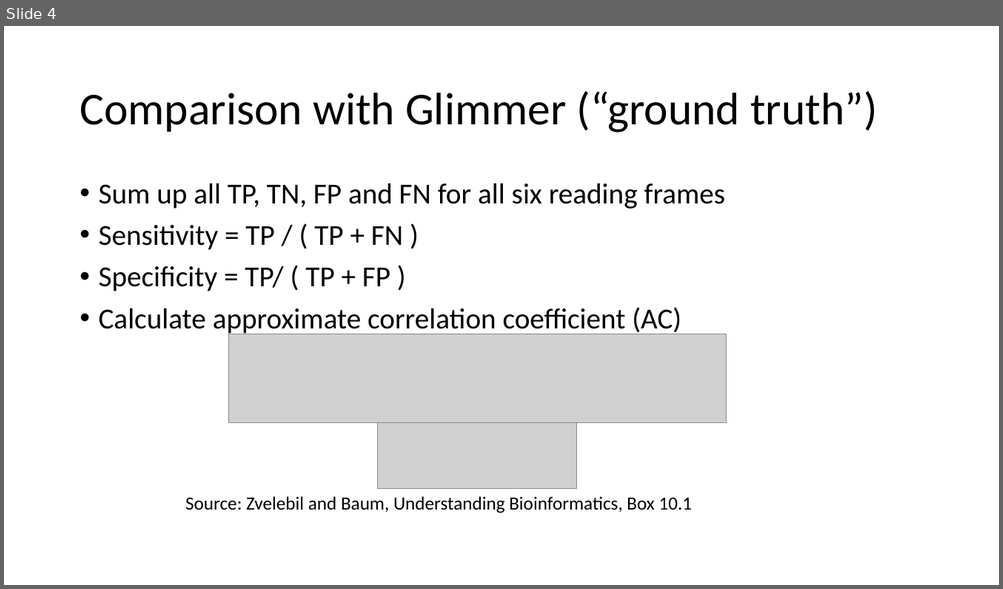
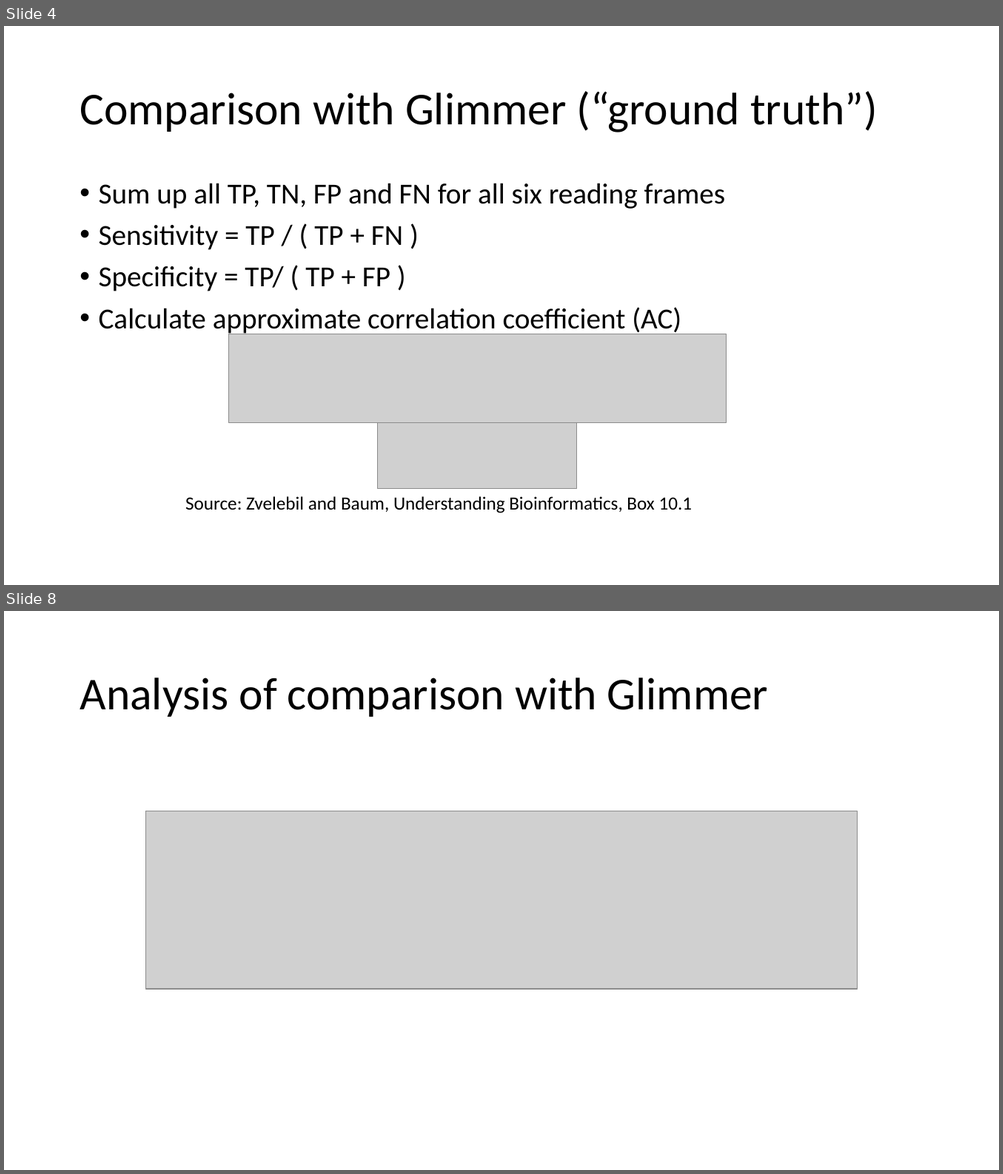
Before and after one commit to shuhanxu93/comparative_genomics, a slide deck: project/ShuhanXu.pptx. Shown one above the other, each under a label of ours: slide 4 before the commit, slides 4 and 8 after it; the slides between them are not shown. The pictures are 1003x589 and 1003x1174 pixels, drawn with LibreOffice and Linux fonts; fonts in the diff are those of the drawing; grey boxes stand for pictures. Boxes give left, top, right and bottom in pixels: in the first picture for what was removed or moved away, otherwise in the second. Text is boxed around its words. In the diff, an @@ line names an element or a change of style, - is before the commit and + after.

```diff
--- a/project/ShuhanXu.pptx
+++ b/project/ShuhanXu.pptx
@@ slide 8 added at box(4, 611, 999, 1170), background #FFFFFF @@
@@ title added at box(79, 678, 768, 717), 44 pt, text #000000 @@
+Analysis of comparison with Glimmer
@@ picture added at box(146, 812, 857, 990) @@
```
Also in this commit, not shown: 4 other slides added, 1 other file.
